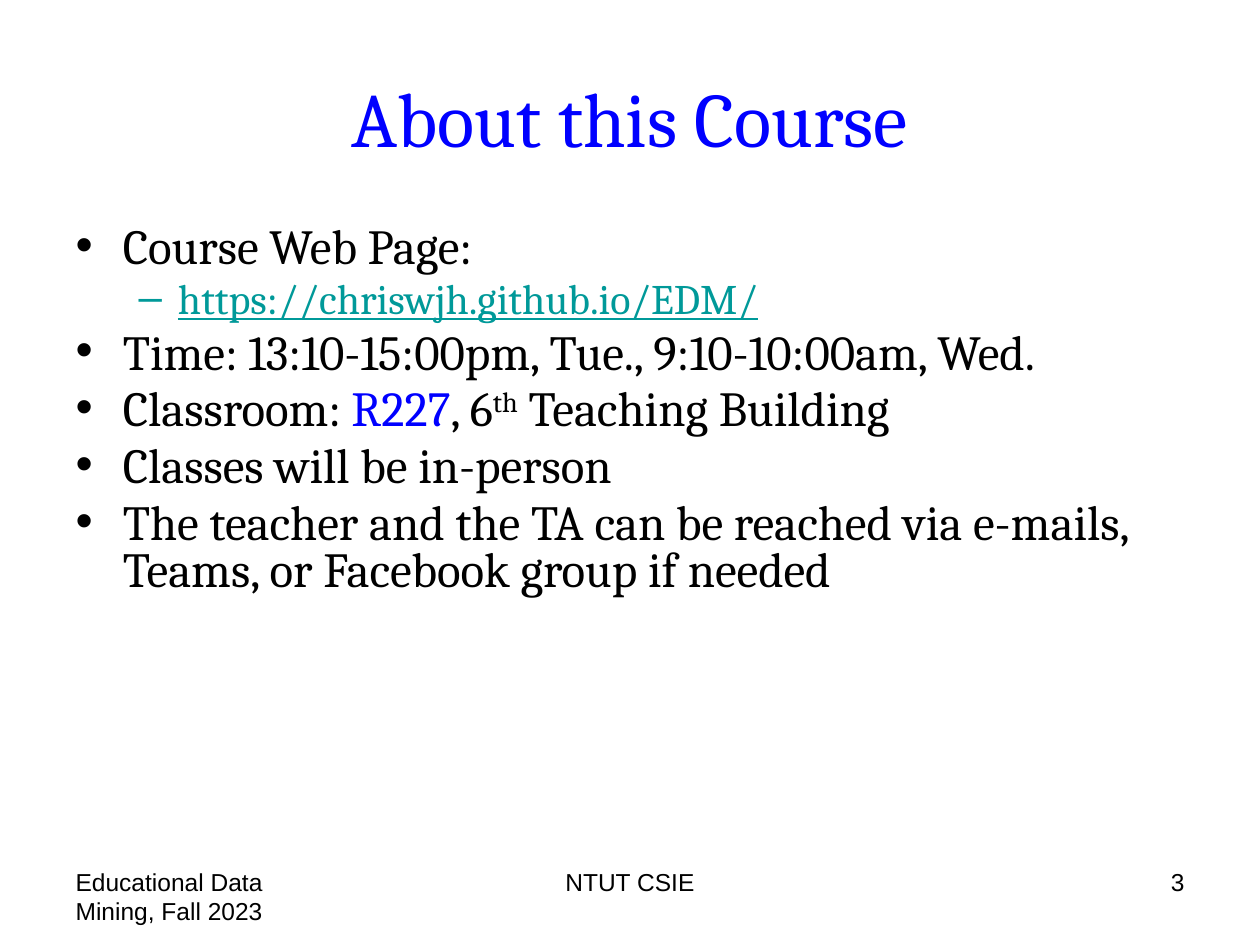
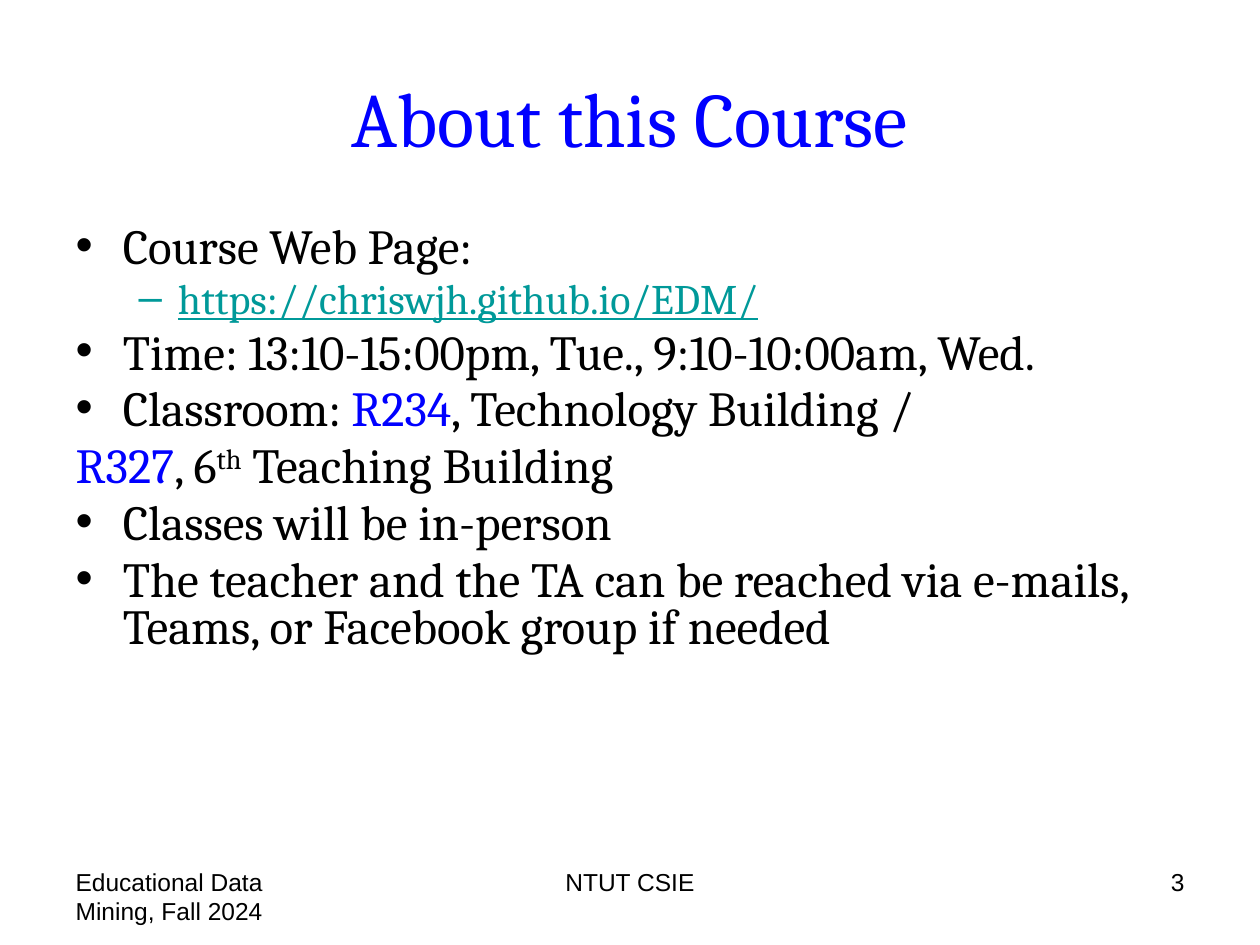
Before and after one commit to chriswjh/chriswjh.github.io, a slide deck: slide 3 of EDM/00-overview.pptx. Drawn at 1260x945 pixels with LibreOffice and Linux fonts; fonts in the diff are those of the drawing. Boxes give left, top, right and bottom in pixels: in the first picture for what was removed or moved away, otherwise in the second. Text is boxed around its words. In the diff, an @@ line names an element or a change of style, - is before the commit and + after.

```diff
--- a/EDM/00-overview.pptx
+++ b/EDM/00-overview.pptx
@@ text at box(76, 392, 879, 494): text changed @@
-• Classroom: R227, 6th Teaching Building
+• Classroom: R234, Technology Building /
+R327, 6th Teaching Building
@@ text at box(76, 873, 263, 925): text changed @@
-Educational Data Mining, Fall 2023
+Educational Data Mining, Fall 2024
```
Also in this commit, not shown: 33 other slides changed.
